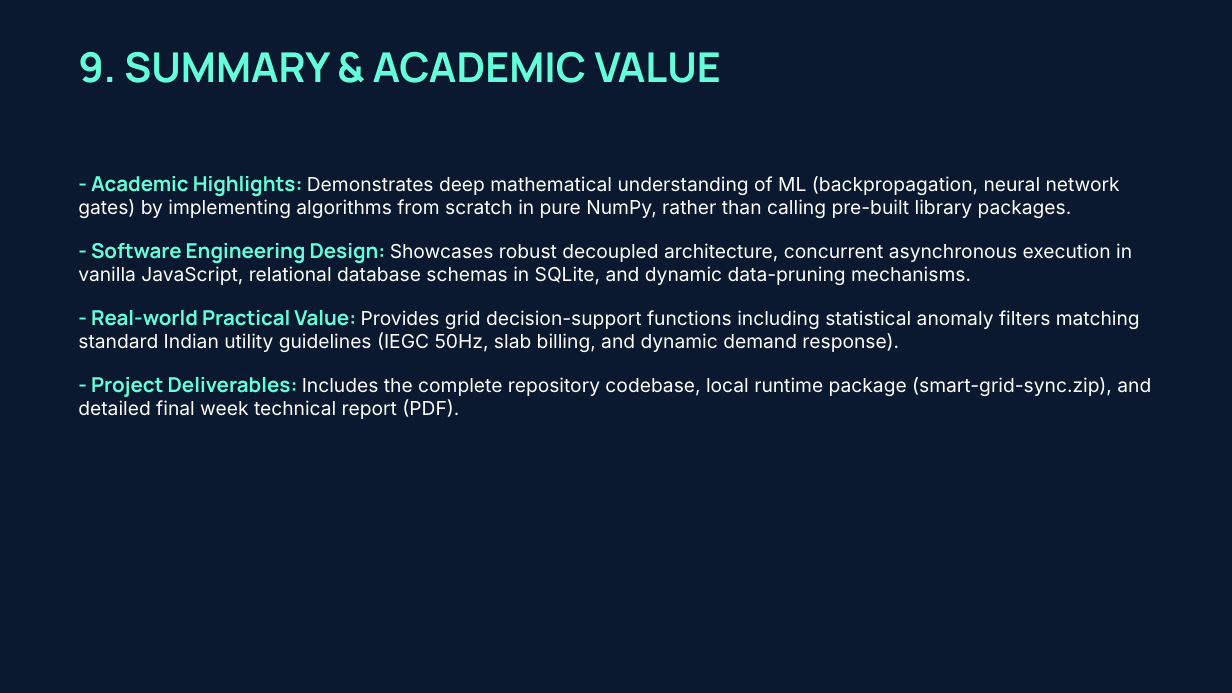
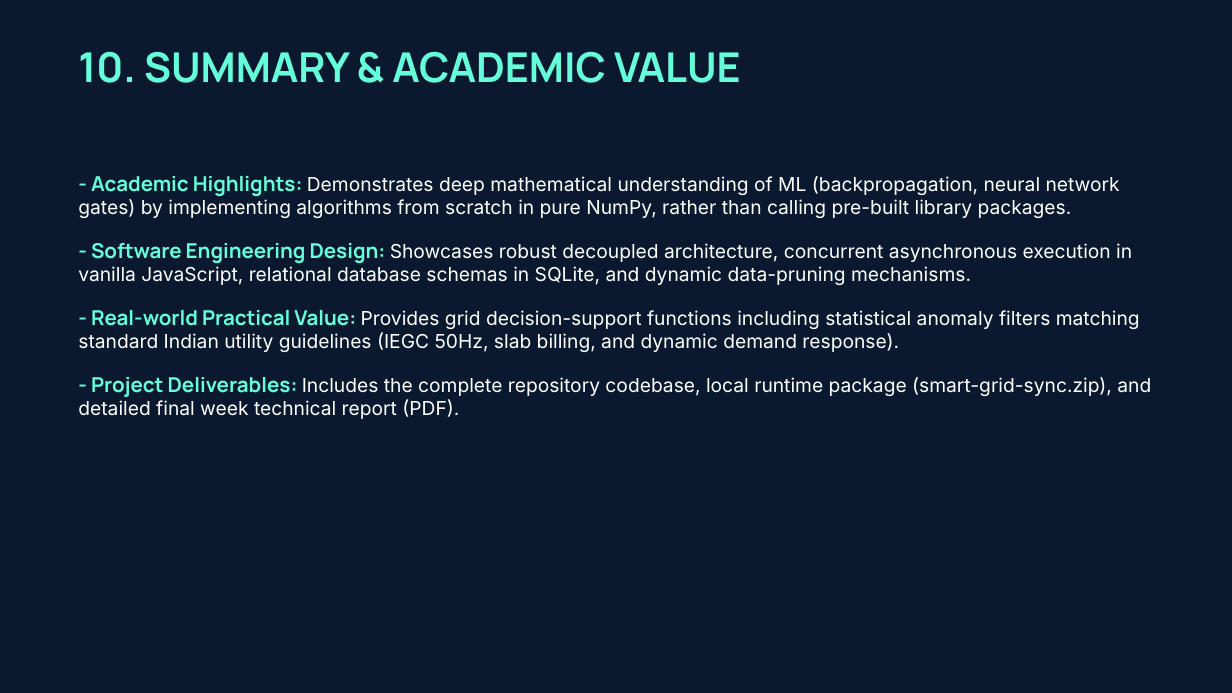
Before and after one commit to shikhasrivastava0574-afk/Smart-Grid-Sync, a slide deck: slide 11 of smart_grid_sync_final_presentation.pptx (slide 10 before the commit). Drawn at 1232x693 pixels with LibreOffice and Linux fonts; fonts in the diff are those of the drawing. Boxes give left, top, right and bottom in pixels: in the first picture for what was removed or moved away, otherwise in the second. Text is boxed around its words. In the diff, an @@ line names an element or a change of style, - is before the commit and + after.

```diff
--- a/smart_grid_sync_final_presentation.pptx
+++ b/smart_grid_sync_final_presentation.pptx
@@ text at [78, 52, 740, 83]: text changed @@
-9. SUMMARY & ACADEMIC VALUE
+10. SUMMARY & ACADEMIC VALUE
```
Also in this commit, not shown: 6 other slides changed, 1 slide added, 5 other files.
